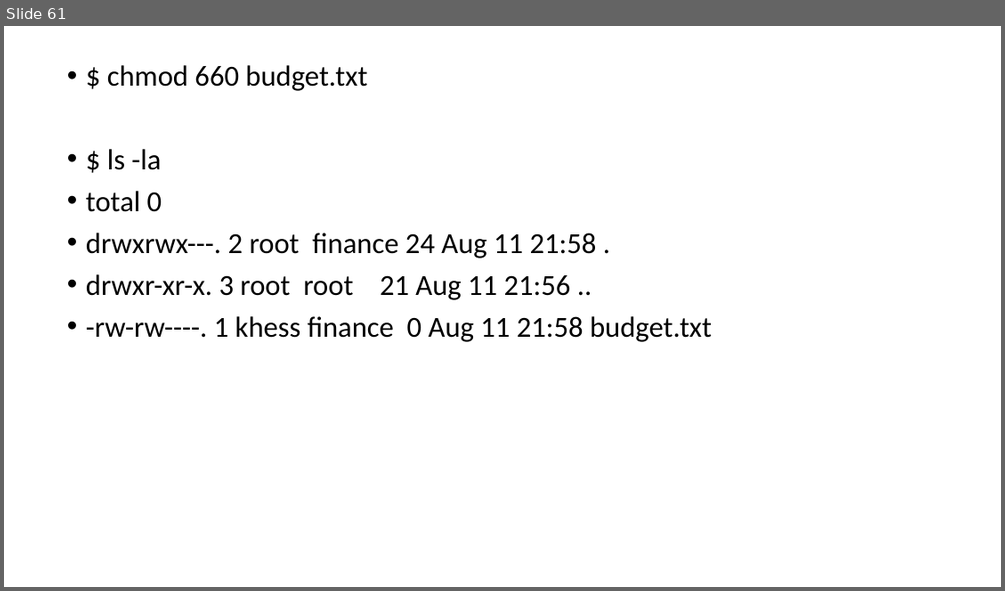
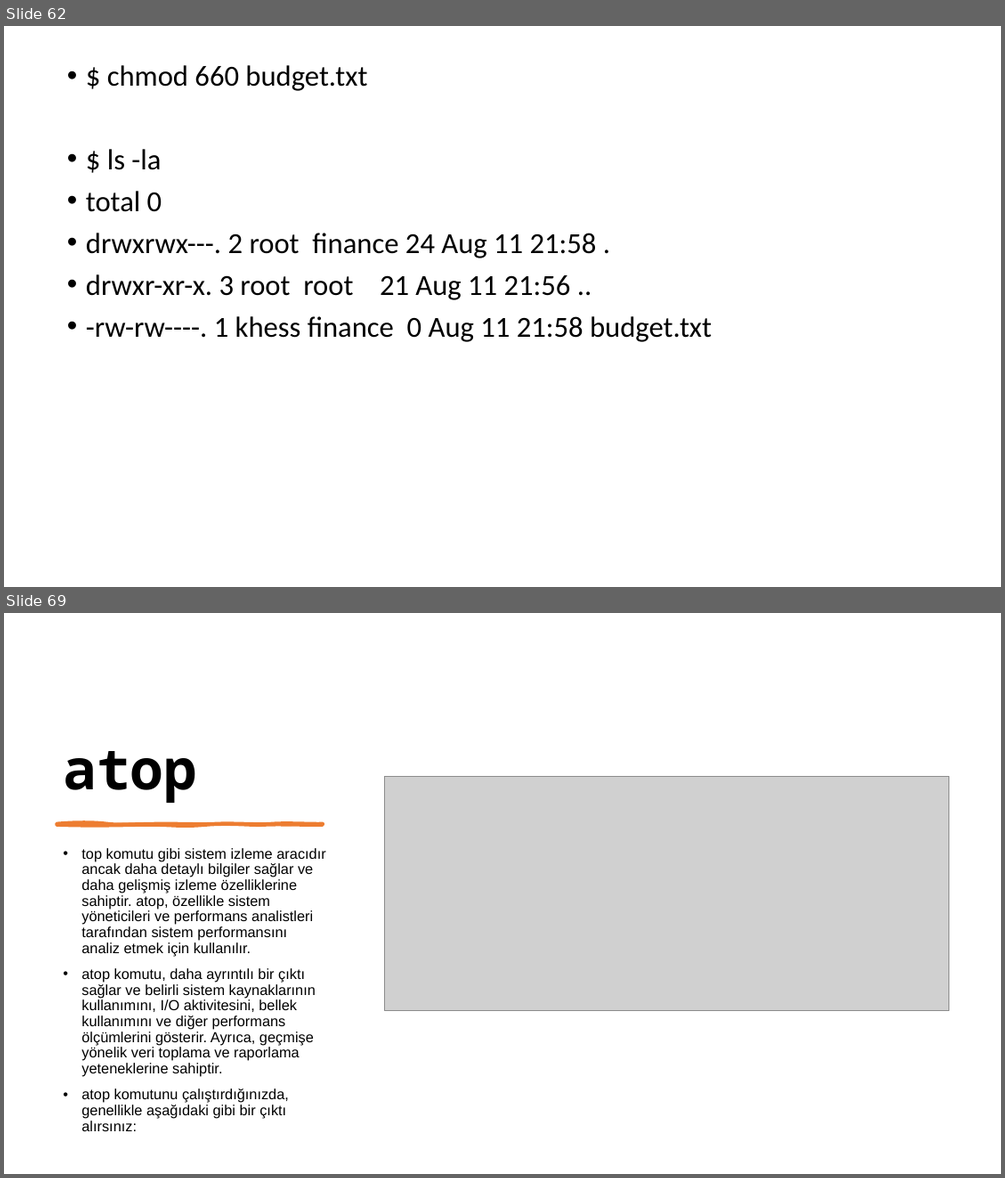
Before and after one commit to cahityusuf/LinuxCourse, a slide deck: LinuxKursu.pptx. Shown one above the other, each under a label of ours: slide 61 before the commit, slides 62 and 69 after it; the slides between them are not shown. The pictures are 1005x591 and 1005x1178 pixels, drawn with LibreOffice and Linux fonts; fonts in the diff are those of the drawing; grey boxes stand for pictures. Boxes give left, top, right and bottom in pixels: in the first picture for what was removed or moved away, otherwise in the second. Text is boxed around its words. In the diff, an @@ line names an element or a change of style, - is before the commit and + after.

```diff
--- a/LinuxKursu.pptx
+++ b/LinuxKursu.pptx
@@ slide 69 added at (4, 613, 1001, 1174), background #FFFFFF @@
@@ title added at (63, 751, 197, 803), 54 pt, text #000000, bold @@
+atop
@@ picture added at (385, 776, 949, 1010) @@
@@ freeform shape added at (57, 823, 323, 825), fill #ED7D31, outline #ED7D31 3 pt @@
@@ text added at (81, 848, 325, 1131), 14 pt, text #000000 @@
+• top komutu gibi sistem izleme aracıdır ancak daha detaylı bilgiler sağlar ve daha gelişmiş izleme özelliklerine sahiptir. atop, özellikle sistem yöneticileri ve performans analistleri tarafından sistem performansını analiz etmek için kullanılır.
+• atop komutu, daha ayrıntılı bir çıktı sağlar ve belirli sistem kaynaklarının kullanımını, I/O aktivitesini, bellek kullanımını ve diğer performans ölçümlerini gösterir. Ayrıca, geçmişe yönelik veri toplama ve raporlama yeteneklerine sahiptir.
+• atop komutunu çalıştırdığınızda, genellikle aşağıdaki gibi bir çıktı alırsınız:
@@ what was slide 61 is now slide 62 @@
```
Also in this commit, not shown: 2 slides changed, 17 other slides added.
